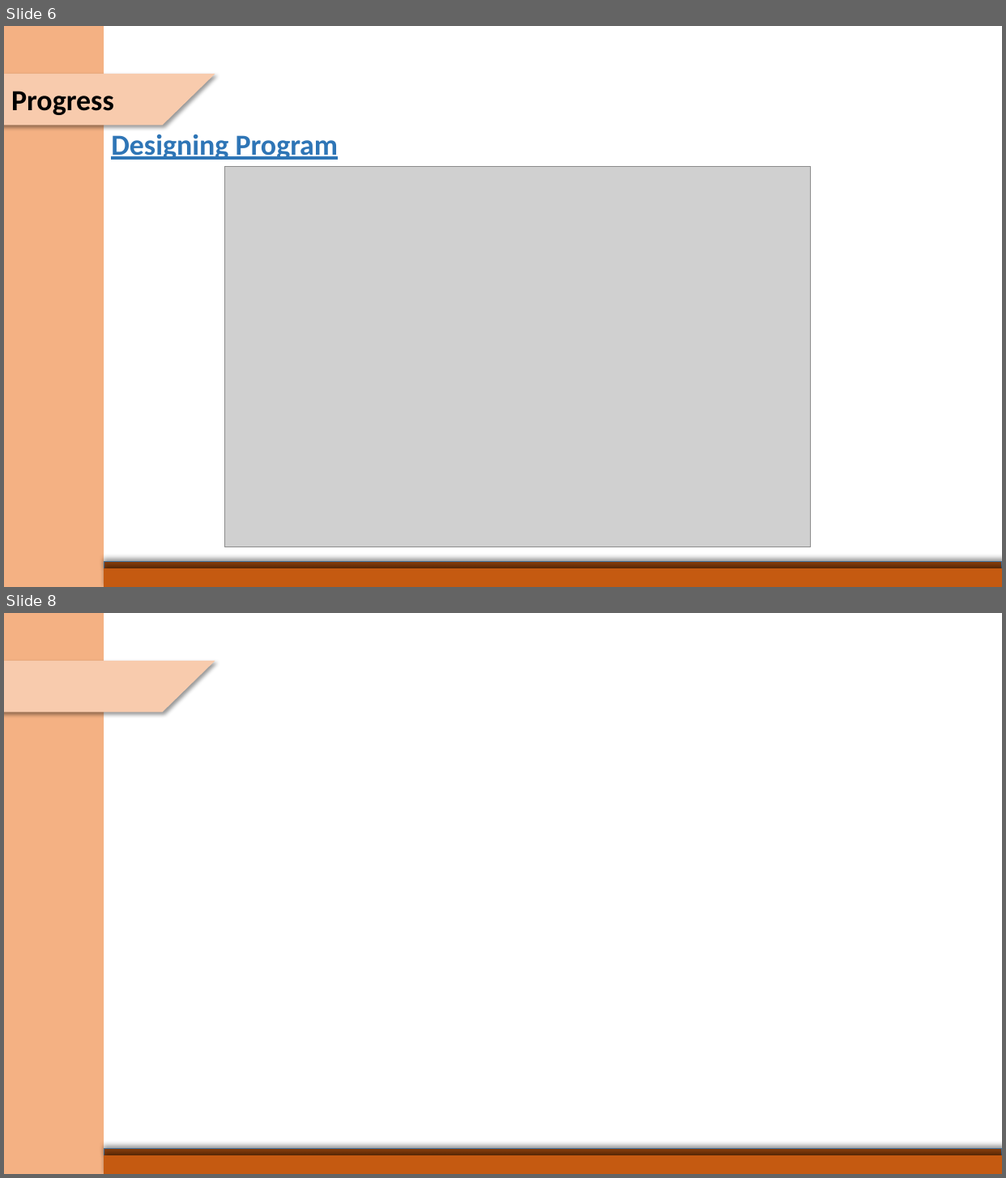
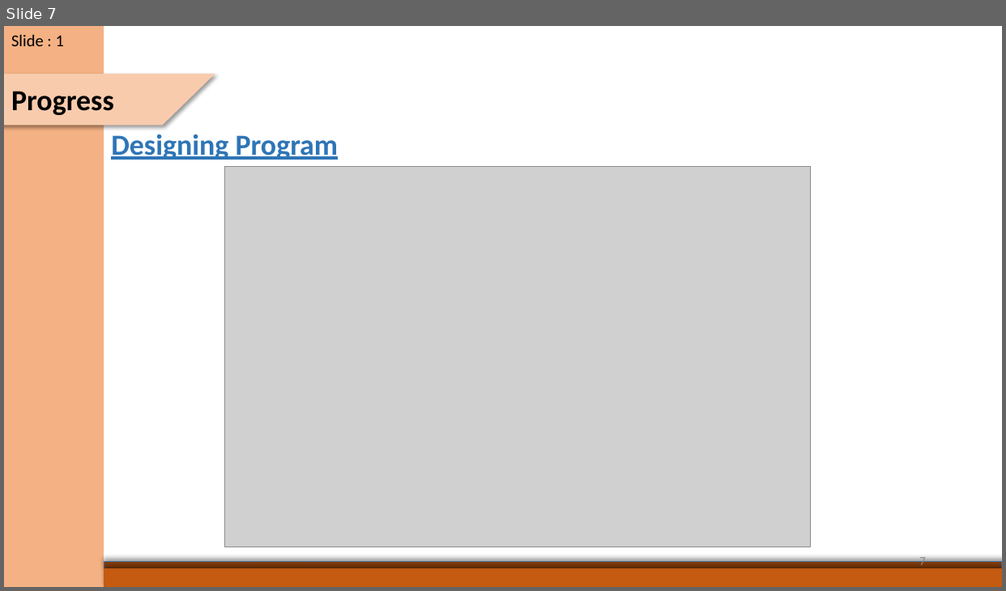
Before and after one commit to SaadDroid/AntiPlagiarism, a slide deck: MidPresentation1122.pptx. Shown one above the other, each under a label of ours: slides 6 and 8 before the commit, slide 7 after it; the slides between them are not shown. The pictures are 1006x1178 and 1006x591 pixels, drawn with LibreOffice and Linux fonts; fonts in the diff are those of the drawing; grey boxes stand for pictures. Boxes give left, top, right and bottom in pixels: in the first picture for what was removed or moved away, otherwise in the second. Text is boxed around its words. In the diff, an @@ line names an element or a change of style, - is before the commit and + after.

```diff
--- a/MidPresentation1122.pptx
+++ b/MidPresentation1122.pptx
@@ slide 8 removed at <box>4,613,1002,1174</box>, background #FFFFFF @@
@@ rectangle removed at <box>4,613,104,1174</box> @@
@@ flow chart input output removed at <box>4,661,215,713</box> @@
@@ rectangle removed at <box>104,1149,1002,1157</box> @@
@@ rectangle removed at <box>104,1156,1002,1174</box> @@
@@ what was slide 6 is now slide 7 @@
@@ slide 7 changed as well @@
@@ text added at <box>11,34,64,46</box>, 16 pt, text #000000 @@
+Slide : 1
@@ page number added at <box>919,555,926,570</box>, 12 pt, text #8C8C8C @@
+7
```
Also in this commit, not shown: 8 other slides changed, 3 slides added, 2 other slides removed.
